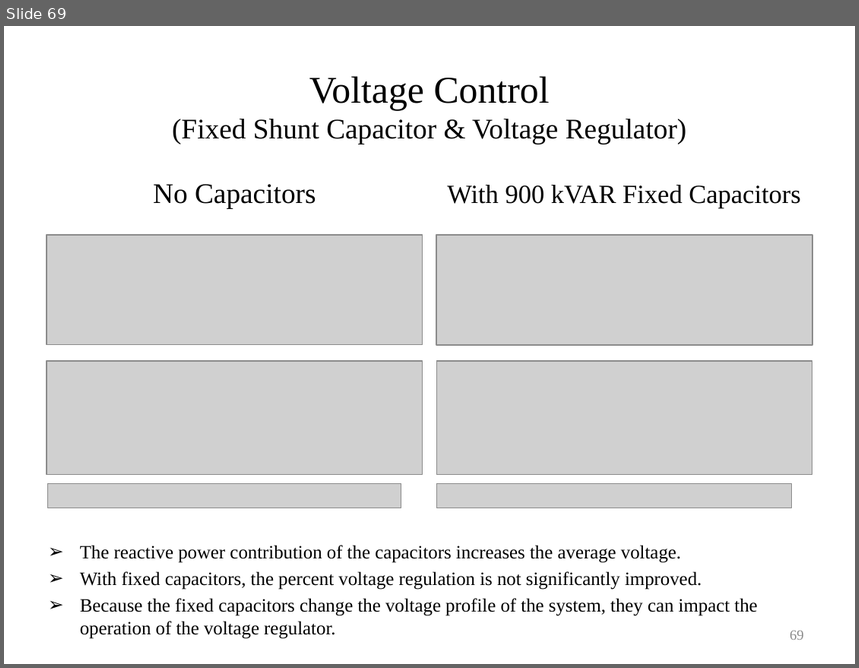
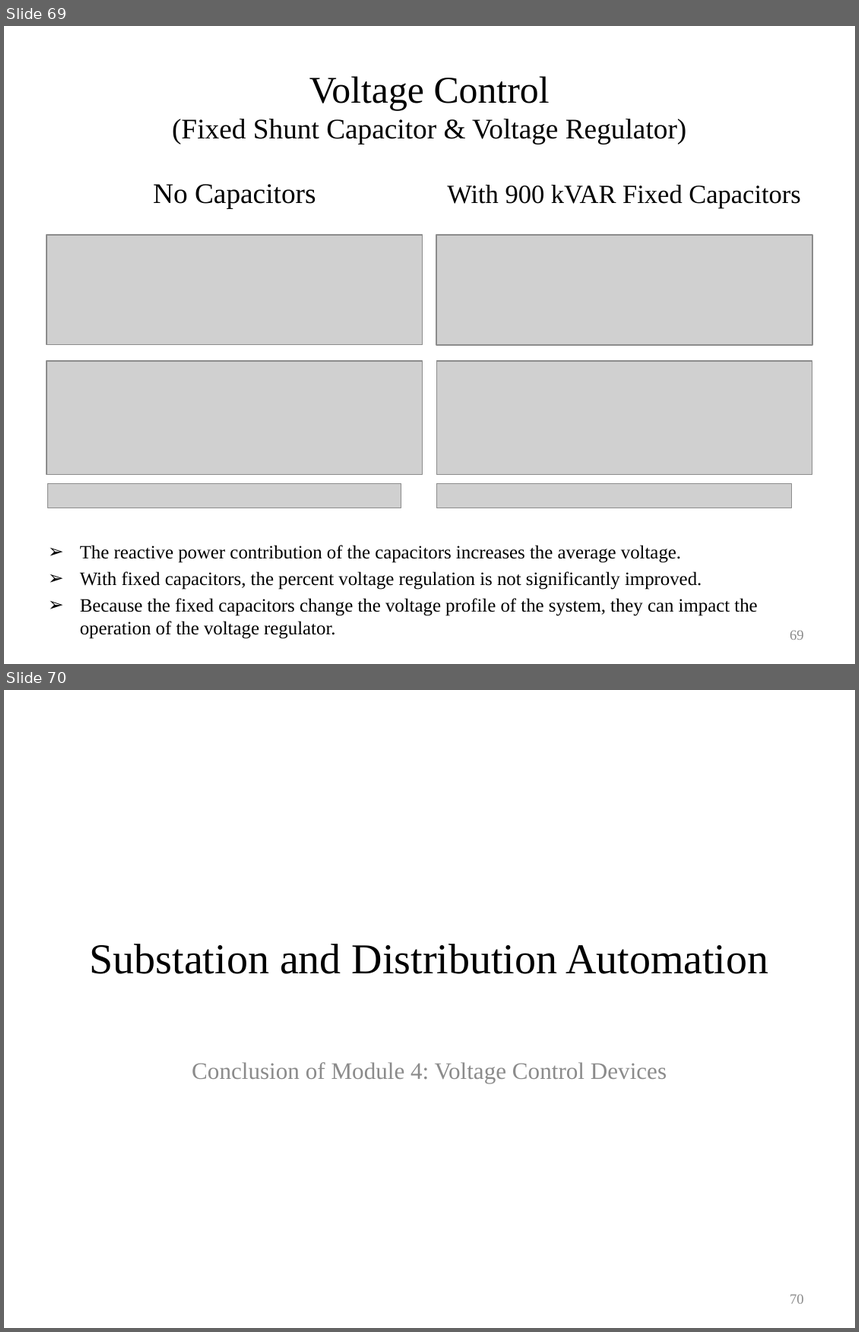
Before and after one commit to gridlab-d/course, a slide deck: University of Washington Class/Module 4 - Voltage control devices.pptx. Shown one above the other, each under a label of ours: slide 69 before the commit, slides 69 and 70 after it. The pictures are 859x668 and 859x1332 pixels, drawn with LibreOffice and Linux fonts; fonts in the diff are those of the drawing; grey boxes stand for pictures; background and template pictures are left out. Boxes give left, top, right and bottom in pixels: in the first picture for what was removed or moved away, otherwise in the second. Text is boxed around its words. In the diff, an @@ line names an element or a change of style, - is before the commit and + after.

```diff
--- a/University of Washington Class/Module 4 - Voltage control devices.pptx
+++ b/University of Washington Class/Module 4 - Voltage control devices.pptx
@@ slide 70 added at (4,690,855,1328), background #FFFFFF @@
@@ title added at (90,944,769,974), 36 pt, text #000000 @@
+Substation and Distribution Automation
@@ subtitle added at (192,1062,667,1084), 20 pt, text #8C8C8C @@
+Conclusion of Module 4: Voltage Control Devices
@@ page number added at (790,1294,804,1304), 12 pt, text #8C8C8C @@
+70
```
Also in this commit, not shown: 4 slides changed, 1 slide removed, 4 other files.
